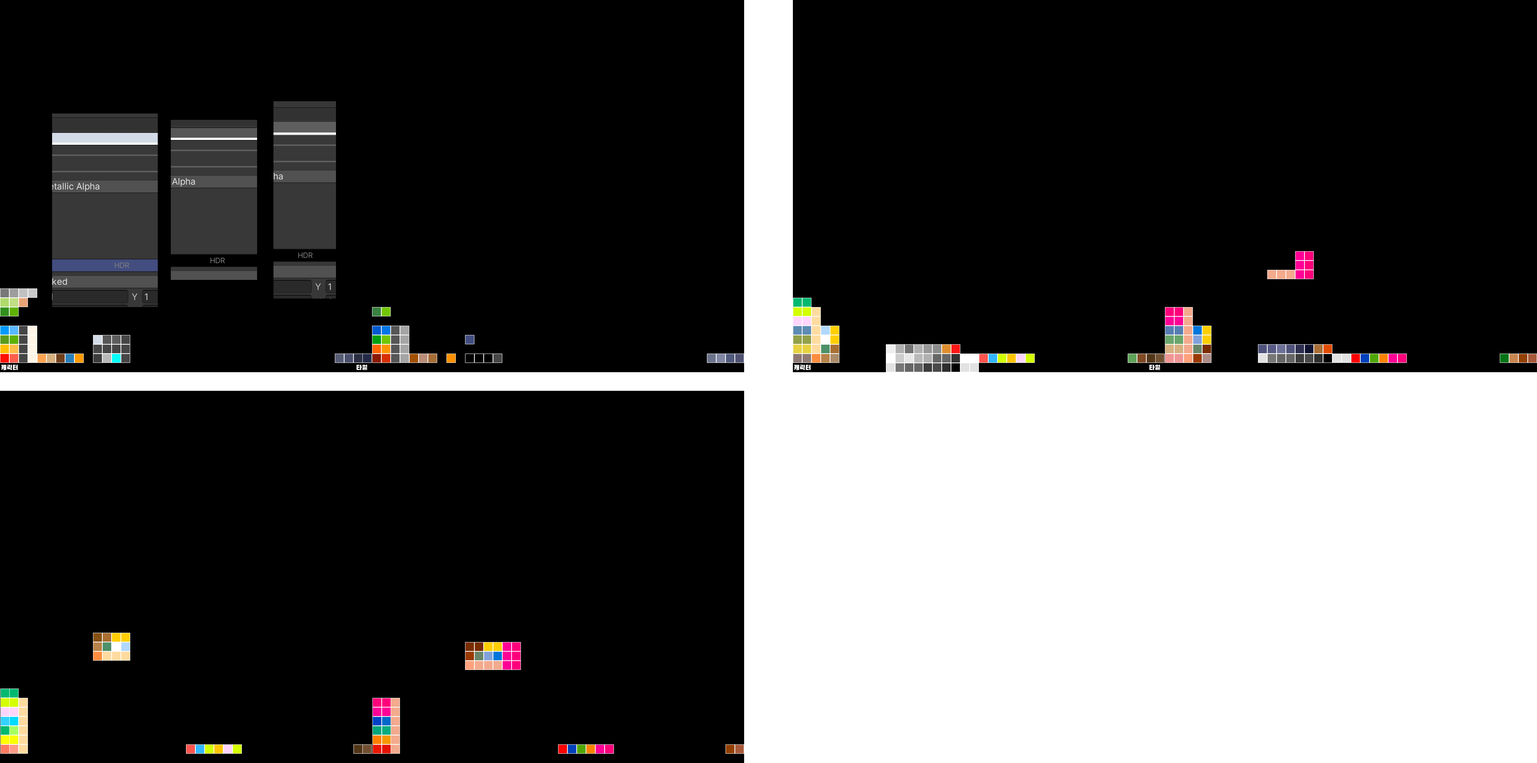
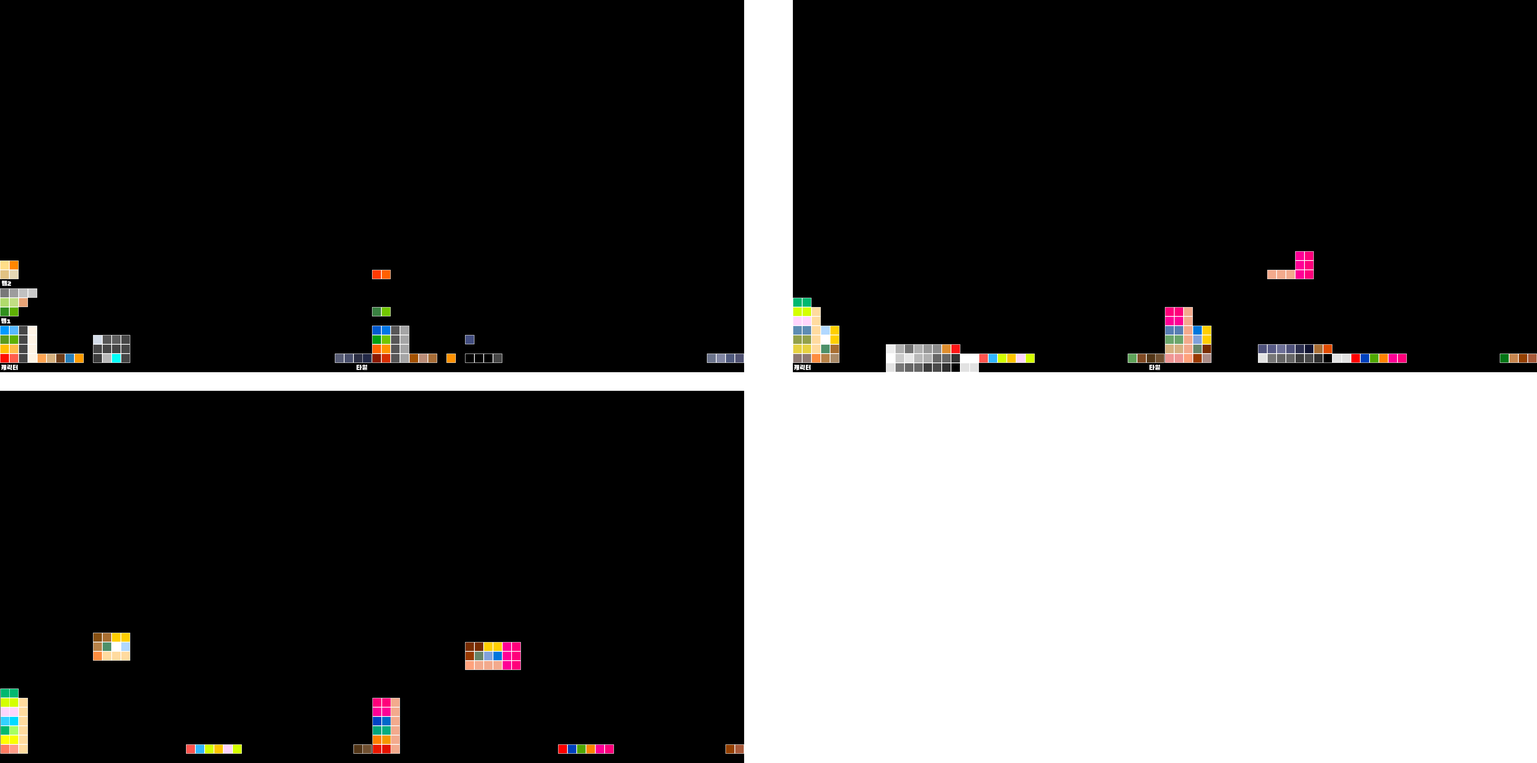
Before/after of a 1537x763 layered artwork. What changed in the layer stack:
added layer "사각형 1 복사 2 copy 복사 5" (1st of 2, in "Block-EM") in group "Block-EM" over <box>381,269,391,280</box>
added layer "사각형 1 복사 61" (1st of 2, in "Block-EM") in group "Block-EM" over <box>372,269,382,280</box>
removed layer "Layer 3" from group "Block-BM" over <box>273,101,336,299</box>
added layer "맵2" in group "Block-BM" over <box>1,280,12,286</box>
added layer "맵1" in group "Block-BM" over <box>1,318,11,324</box>
added layer "사각형 1 복사 2 copy 복사 6" in group "Block-BM" over <box>9,260,19,270</box>
added layer "사각형 1 복사 62" in group "Block-BM" over <box>0,260,10,270</box>
added layer "사각형 1 복사 2 copy 복사 5" (2nd of 2, in "Block-BM") in group "Block-BM" over <box>9,269,19,280</box>
added layer "사각형 1 복사 61" (2nd of 2, in "Block-BM") in group "Block-BM" over <box>0,269,10,280</box>
removed layer "Layer 2" from group "Block-BM" over <box>170,119,258,280</box>
removed layer "Layer 1" from group "Block-BM" over <box>52,113,158,307</box>
